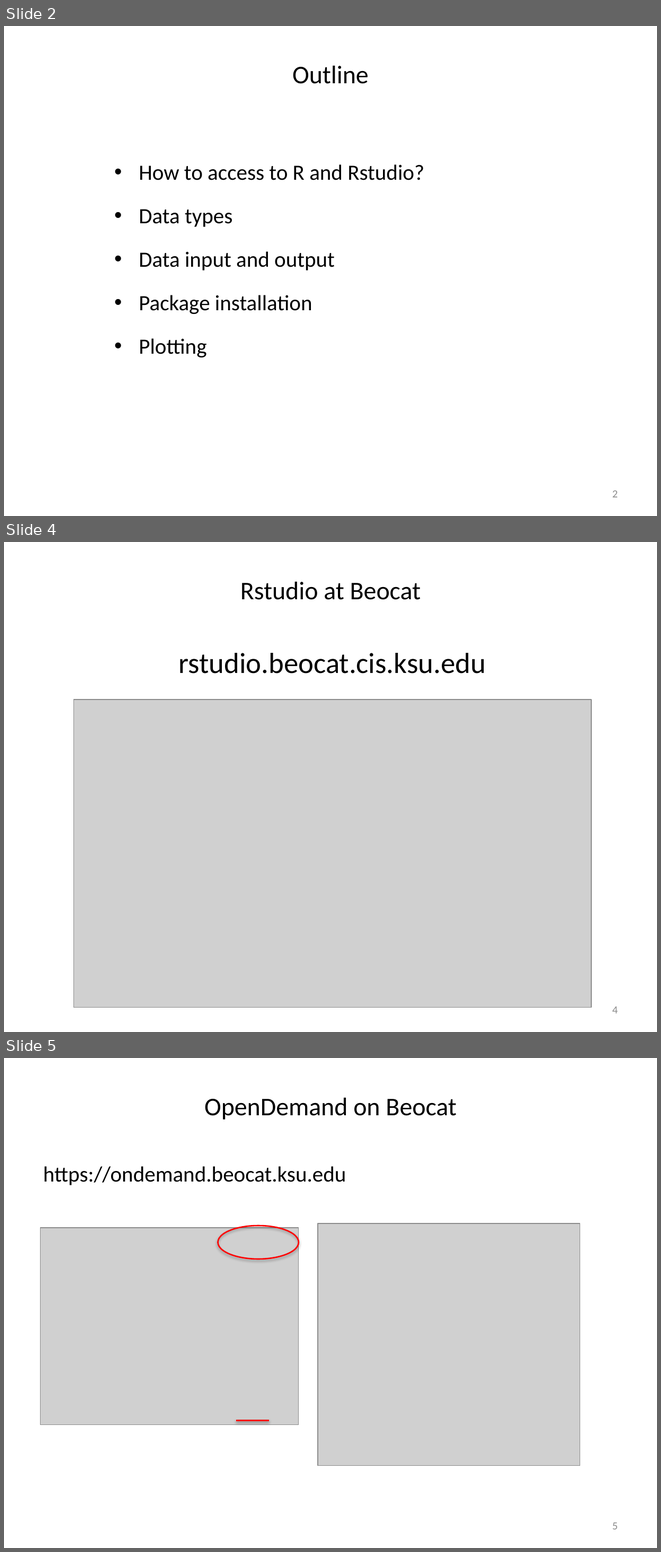
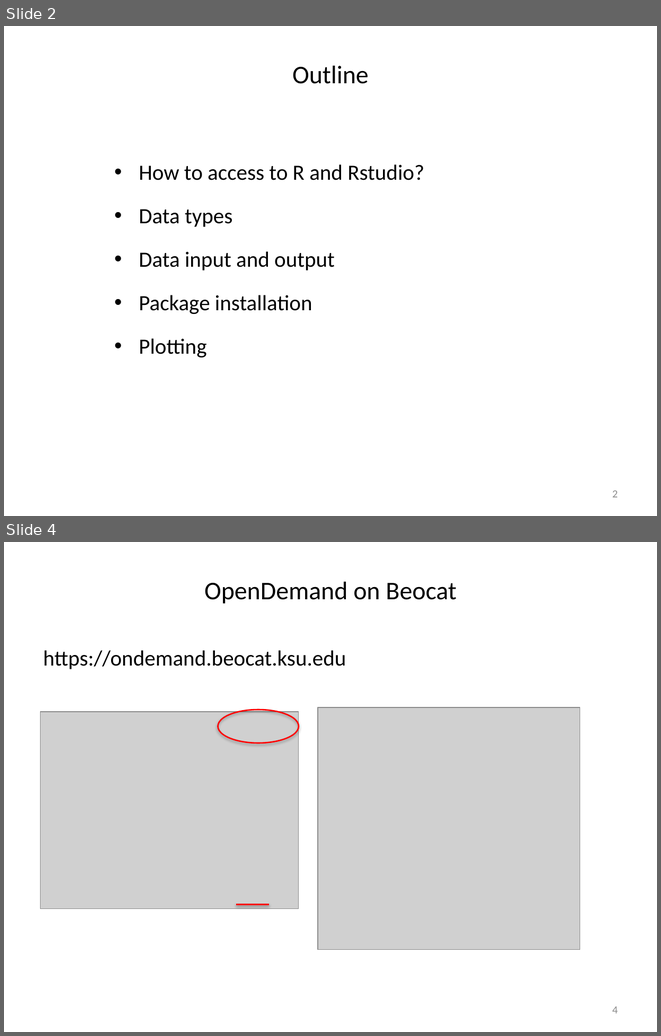
Before and after one commit to liu3zhenlab/teaching, a slide deck: PLPTH813Bioinformatis/2023/labs/lab03_R.pptx. Shown one above the other, each under a label of ours: slides 2, 4 and 5 before the commit, slides 2 and 4 after it; the slides between them are not shown. The pictures are 661x1552 and 661x1036 pixels, drawn with LibreOffice and Linux fonts; fonts in the diff are those of the drawing; grey boxes stand for pictures. Boxes give left, top, right and bottom in pixels: in the first picture for what was removed or moved away, otherwise in the second. Text is boxed around its words. In the diff, an @@ line names an element or a change of style, - is before the commit and + after.

```diff
--- a/PLPTH813Bioinformatis/2023/labs/lab03_R.pptx
+++ b/PLPTH813Bioinformatis/2023/labs/lab03_R.pptx
@@ slide 4 removed at [4,542,657,1032], background #FFFFFF @@
@@ title removed at [240,581,421,600] @@
-Rstudio at Beocat
@@ text removed at [179,653,486,673] @@
-rstudio.beocat.cis.ksu.edu
@@ picture removed at [74,699,592,1007] @@
@@ page number removed at [612,1006,618,1013] @@
-4
@@ what was slide 5 is now slide 4 @@
@@ page number at [612,1006,618,1013]: text changed @@
-5
+4
```
Also in this commit, not shown: 7 slides changed, 1 other slide removed, 2 other files.
